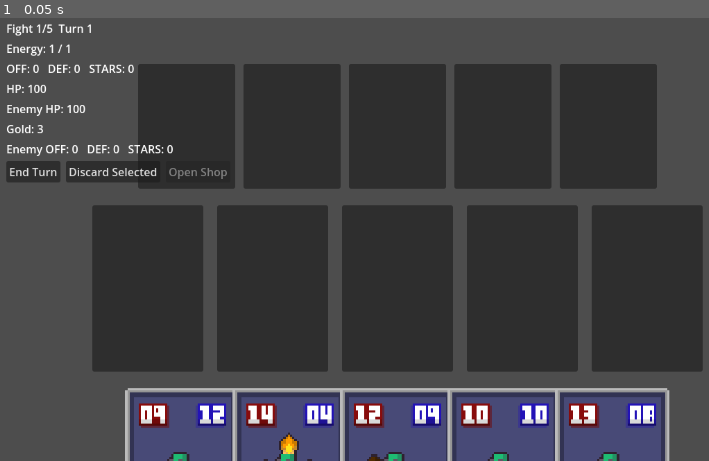
Above: before the commit, frame 1.
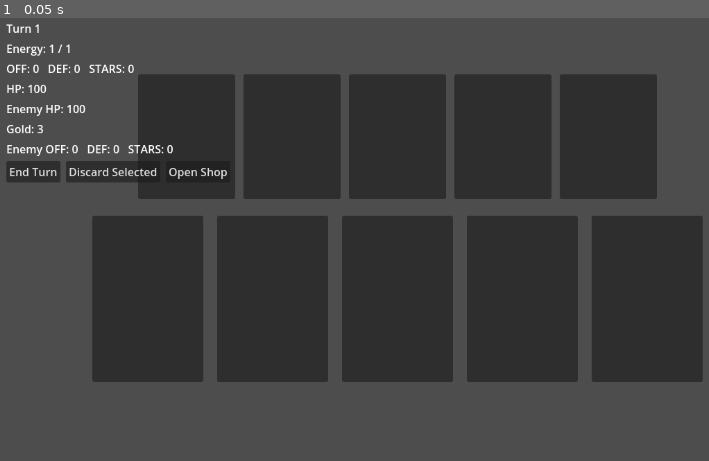
Above: after the commit, the same moment.

Repository: pewdsdamew-tech/goblin-card-game1
Game: Godot game, scene res://scenes/Game.tscn
Two runs of this game, one before a commit and one after it. Both use one fixed random seed, a clock stepped at 60 frames per second and the inputs below.
Inputs:
- Up to frame 1 (0.05 s): no input

The runs differ from the first frame. In frame 1, 19% of the frame differs, in the area x 0-100%, y 1-100%.
Error after the commit: Parse Error: Identifier "can_reroll" not declared in the current scope. (res://scripts/Game.gd:892)

Commit message:
Streamline deck draws and shop deck viewer

Diff:
--- a/scenes/Game.tscn
+++ b/scenes/Game.tscn
@@ -14,45 +14,6 @@
 
 [node name="CardDatabase" type="Node" parent="."]
 script = ExtResource("2")
-
-[node name="DeckButton" type="Button" parent="."]
-layout_mode = 0
-offset_left = 16.0
-offset_top = 660.0
-text = "Deck (0)"
-
-[node name="DeckOverlay" type="PanelContainer" parent="."]
-visible = false
-layout_mode = 0
-offset_left = 16.0
-offset_top = 400.0
-offset_right = 276.0
-offset_bottom = 750.0
-mouse_filter = 1
-
-[node name="VBoxContainer" type="VBoxContainer" parent="DeckOverlay"]
-layout_mode = 2
-theme_override_constants/separation = 6
-mouse_filter = 1
-
-[node name="DeckTitle" type="Label" parent="DeckOverlay/VBoxContainer"]
-layout_mode = 2
-text = "Deck"
-
-[node name="DeckCountLabel" type="Label" parent="DeckOverlay/VBoxContainer"]
-layout_mode = 2
-text = "Cards: 0"
-
-[node name="DeckScroll" type="ScrollContainer" parent="DeckOverlay/VBoxContainer"]
-layout_mode = 2
-size_flags_vertical = 3
-mouse_filter = 1
-
-[node name="DeckList" type="VBoxContainer" parent="DeckOverlay/VBoxContainer/DeckScroll"]
-layout_mode = 2
-size_flags_horizontal = 3
-size_flags_vertical = 3
-mouse_filter = 1
 
 [node name="Stats" type="MarginContainer" parent="."]
 layout_mode = 0
@@ -338,6 +299,34 @@
 alignment = 1
 theme_override_constants/separation = 12
 
+[node name="DeckPanel" type="VBoxContainer" parent="ShopOverlay/Panel/VBoxContainer"]
+layout_mode = 2
+size_flags_vertical = 3
+theme_override_constants/separation = 6
+
+[node name="DeckHeader" type="HBoxContainer" parent="ShopOverlay/Panel/VBoxContainer/DeckPanel"]
+layout_mode = 2
+alignment = 1
+theme_override_constants/separation = 8
+
+[node name="DeckTitle" type="Label" parent="ShopOverlay/Panel/VBoxContainer/DeckPanel/DeckHeader"]
+layout_mode = 2
+text = "Your Deck (draw pile)"
+
+[node name="DeckCountLabel" type="Label" parent="ShopOverlay/Panel/VBoxContainer/DeckPanel/DeckHeader"]
+layout_mode = 2
+text = "Cards: 0"
+
+[node name="DeckScroll" type="ScrollContainer" parent="ShopOverlay/Panel/VBoxContainer/DeckPanel"]
+layout_mode = 2
+size_flags_vertical = 3
+
+[node name="DeckList" type="VBoxContainer" parent="ShopOverlay/Panel/VBoxContainer/DeckPanel/DeckScroll"]
+layout_mode = 2
+size_flags_horizontal = 3
+size_flags_vertical = 3
+theme_override_constants/separation = 4
+
 [node name="ShopButtons" type="HBoxContainer" parent="ShopOverlay/Panel/VBoxContainer"]
 layout_mode = 2
 alignment = 1
@@ -350,6 +339,10 @@
 [node name="ShopRerollButton" type="Button" parent="ShopOverlay/Panel/VBoxContainer/ShopButtons"]
 layout_mode = 2
 text = "Reroll (-1 gold)"
+
+[node name="SellButton" type="Button" parent="ShopOverlay/Panel/VBoxContainer/ShopButtons"]
+layout_mode = 2
+text = "Sell Selected"
 
 [node name="SkipButton" type="Button" parent="ShopOverlay/Panel/VBoxContainer/ShopButtons"]
 layout_mode = 2
--- a/scripts/Game.gd
+++ b/scripts/Game.gd
@@ -21,10 +21,9 @@
 @onready var shop_skip_button: Button = $ShopOverlay/Panel/VBoxContainer/ShopButtons/SkipButton
 @onready var shop_lock_button: Button = $ShopOverlay/Panel/VBoxContainer/ShopButtons/ShopLockButton
 @onready var shop_reroll_button: Button = $ShopOverlay/Panel/VBoxContainer/ShopButtons/ShopRerollButton
-@onready var deck_button: Button = $DeckButton
-@onready var deck_overlay: PanelContainer = $DeckOverlay
-@onready var deck_count_label: Label = $DeckOverlay/VBoxContainer/DeckCountLabel
-@onready var deck_list: VBoxContainer = $DeckOverlay/VBoxContainer/DeckScroll/DeckList
+@onready var shop_deck_count_label: Label = $ShopOverlay/Panel/VBoxContainer/DeckPanel/DeckCountLabel
+@onready var shop_deck_list: VBoxContainer = $ShopOverlay/Panel/VBoxContainer/DeckPanel/DeckScroll/DeckList
+@onready var shop_sell_button: Button = $ShopOverlay/Panel/VBoxContainer/ShopButtons/SellButton
 
 var card_scene: PackedScene = preload("res://scenes/Card.tscn")
 var selected_card: Node = null
@@ -134,8 +133,8 @@
 		shop_lock_button.pressed.connect(_on_shop_lock_pressed)
 	if is_instance_valid(shop_reroll_button):
 		shop_reroll_button.pressed.connect(_on_shop_reroll_pressed)
-	if is_instance_valid(deck_button):
-		deck_button.pressed.connect(_on_deck_toggle_pressed)
+	if is_instance_valid(shop_sell_button):
+		shop_sell_button.pressed.connect(_on_sell_from_shop_pressed)
 
 func _on_slot_gui_input(slot: Control, event: InputEvent) -> void:
 	if event is InputEventMouseButton and event.button_index == MOUSE_BUTTON_LEFT and event.pressed:
@@ -419,7 +418,6 @@
 	selected_card = null
 	_update_gold_ui()
 	_update_shop_buttons()
-	_update_deck_button_label()
 	_refresh_deck_overlay()
 	_update_active_stats()
 
@@ -460,16 +458,16 @@
 	else:
 		var income_bonus: int = int(gold / 5.0)
 		gold = gold + 2 + income_bonus
-	if not is_new_fight:
-		_draw_up_to_hand(5)
+	if not is_new_fight and hand_panel.get_child_count() < 5 and not player_draw_pile.is_empty():
+		_draw_cards_to_hand(1)
 	_reset_energy_for_turn()
 	_update_active_stats()
 	_update_enemy_stats()
 	_update_hp_ui()
 	_update_gold_ui()
 	_update_shop_buttons()
-	_update_deck_button_label()
 	_update_shop_toggle_label()
+	_refresh_deck_overlay()
 	phase = Phase.PLAYER
 	_set_controls_enabled(true)
 
@@ -535,7 +533,6 @@
 	_close_shop_overlay(true)
 	_build_player_deck()
 	_prepare_fight()
-	_update_deck_button_label()
 	_refresh_deck_overlay()
 
 
@@ -552,7 +549,6 @@
 		for i in range(starting_deck_size):
 			var data2 := _normalize_card_for_deck(card_db.get_random_card())
 			player_deck.append(data2)
-	_update_deck_button_label()
 	_refresh_deck_overlay()
 
 
@@ -617,7 +613,6 @@
 	_update_active_stats()
 	_update_enemy_stats()
 	_update_hp_ui()
-	_update_deck_button_label()
 	_refresh_deck_overlay()
 	phase = Phase.PLAYER
 	_start_player_turn(true)
@@ -660,28 +655,6 @@
 		card_instance.clicked.connect(_on_card_clicked)
 
 
-func _draw_up_to_hand(max_size: int) -> void:
-	while hand_panel.get_child_count() < max_size and not player_draw_pile.is_empty():
-		var card_data: Dictionary = player_draw_pile.pop_back()
-		_spawn_card_to_hand(card_data)
-
-
-func _populate_shop_hand_snapshot() -> void:
-	for child in hand_panel.get_children():
-		child.queue_free()
-	var limit: int = player_deck.size()
-	for i in range(limit):
-		var deck_card: Dictionary = player_deck[i]
-		if not (deck_card is Dictionary):
-			continue
-		var copy: Dictionary = deck_card.duplicate(true)
-		copy["hp"] = int(copy.get("hp_max", copy.get("def", 1)))
-		var card_instance = card_scene.instantiate()
-		hand_panel.add_child(card_instance)
-		if card_instance.has_method("set_card_data"):
-			card_instance.set_card_data(copy)
-		if card_instance.has_signal("clicked"):
-			card_instance.clicked.connect(_on_card_clicked)
 
 
 func _remove_card_from_collections(card_id: int) -> void:
@@ -694,21 +667,14 @@
 				break
 
 
-func _update_deck_button_label() -> void:
-	if deck_button:
-		deck_button.text = "Deck (%d)" % player_deck.size()
-
-
 func _refresh_deck_overlay() -> void:
-	if not deck_overlay:
-		return
-	if deck_count_label:
-		deck_count_label.text = "Cards: %d" % player_deck.size()
-	if not deck_list:
-		return
-	for child in deck_list.get_children():
+	if shop_deck_count_label:
+		shop_deck_count_label.text = "Cards: %d" % player_draw_pile.size()
+	if not shop_deck_list:
+		return
+	for child in shop_deck_list.get_children():
 		child.queue_free()
-	for card_data in player_deck:
+	for card_data in player_draw_pile:
 		if not (card_data is Dictionary):
 			continue
 		var name := str(card_data.get("name", "Card"))
@@ -717,14 +683,7 @@
 		var hp := int(card_data.get("hp_max", card_data.get("def", 0)))
 		var entry := Label.new()
 		entry.text = "⭐%d  %s  ATK %d / HP %d" % [stars, name, atk, hp]
-		deck_list.add_child(entry)
-
-
-func _on_deck_toggle_pressed() -> void:
-	if not deck_overlay:
-		return
-	deck_overlay.visible = not deck_overlay.visible
-	_refresh_deck_overlay()
+		shop_deck_list.add_child(entry)
 
 
 func _with_combat_stats(data: Dictionary) -> Dictionary:
@@ -786,7 +745,6 @@
 	_set_controls_enabled(false)
 	if discard_button:
 		discard_button.disabled = false
-	_populate_shop_hand_snapshot()
 	# Respect lock: only clear when unlocked and empty
 	if not shop_locked and shop_offer_container.get_child_count() == 0:
 		_clear_shop_offer()
@@ -798,6 +756,7 @@
 	if shop_offer_container.get_child_count() == 0:
 		_generate_shop_offer()
 	_update_gold_ui()
+	_refresh_deck_overlay()
 	_update_shop_toggle_label()
 
 
@@ -892,9 +851,7 @@
 		player_deck.append(_normalize_card_for_deck(data))
 	_update_gold_ui()
 	_update_shop_buttons()
-	_update_deck_button_label()
 	_refresh_deck_overlay()
-	_populate_shop_hand_snapshot()
 	card.queue_free()
 
 
@@ -932,8 +889,14 @@
 		shop_lock_button.text = "Unlock Shop" if shop_locked else "Lock Shop"
 	if shop_reroll_button:
 		var can_reroll := gold >= 1
-		shop_reroll_button.disabled = not can_reroll
-		shop_reroll_button.text = "Reroll (-1 gold)"
+	shop_reroll_button.disabled = not can_reroll
+	shop_reroll_button.text = "Reroll (-1 gold)"
+
+
+func _on_sell_from_shop_pressed() -> void:
+	if not shop_pending:
+		return
+	_sell_selected_card()
 
 
 func _advance_to_next_fight() -> void:
